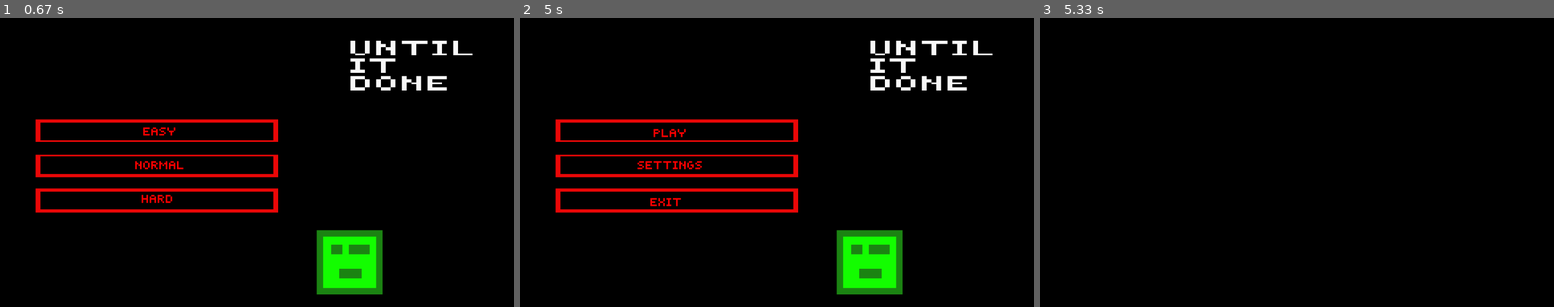
Above: before the commit, frames 1-3 (left to right).
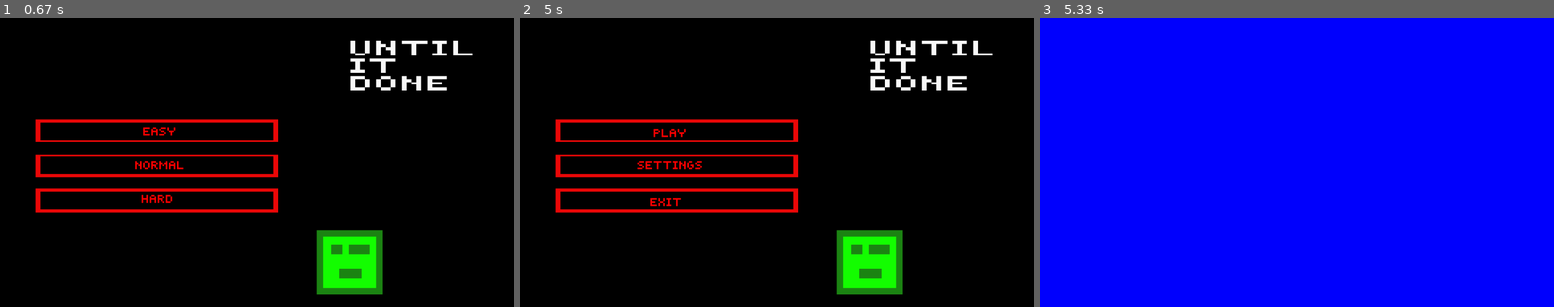
Above: after the commit, the same moments.

Repository: Fr-noname/Pygame_project_Frolov_Kolesnikov
Game: pygame game, started from main.py
The game is run twice, just before and just after one commit, with the same random seed, the same clock (stepped at 60 frames per second) and the same inputs.
Inputs (mouse positions are in pixels of both pictures, inside the frame that each line leads up to):
- Up to frame 1 (0.67 s): click (257, 162) at 0.38 s
- Up to frame 2 (5 s): click (653, 165) at 0.72 s
- Up to frame 3 (5.33 s): click (1137, 124) at 5.05 s

Frames 1-2 are identical in both runs. In frame 3, 100% of the frame differs, in the area x 0-100%, y 0-100%.

Commit message:
Игра начал

Diff:
--- a/data/functions.py
+++ b/data/functions.py
@@ -18,5 +18,6 @@
     return image
 
 
-global DifficultyNomer
+global DifficultyNomer, Pixel
 DifficultyNomer = 1
+Pixel = (20)
--- a/data/game.py
+++ b/data/game.py
@@ -1,20 +1,37 @@
 import pygame
+from pygame import QUIT, Color, Surface
 
 from data import functions
 from data import lobby
+from data.functions import Pixel
+from levels.rooms import Room1
 
 
-def start(setings=[1]):
-    pygame.init()
-    size = w, h = (1920, 1080)
-    screen = pygame.display.set_mode(size)
-    clock = pygame.time.Clock()
+def start(setings=[1], DISPLAY=None):
+    pygame.init()  # Инициация PyGame
+    screen = pygame.display.set_mode((1920, 1080))
+    pygame.display.set_caption("Until it Done")
+    background = Surface((1920, 1080))
+    background.fill((0, 0, 255))
     running = True
-    screen.fill((0, 0, 0))
+
     while running:
-        screen.fill((0, 0, 0))
-        pygame.display.flip()
-        clock.tick(60)
+        for e in pygame.event.get():
+            if e.type == QUIT:
+                running = False
+        x = y = 0
+        for row in Room1:
+            for col in row:
+                if col == "-":
+                    pf = Surface((20, 20))
+                    pf.fill((255, 255, 0))
+                    screen.blit(pf, (x, y))
+
+                x += 20
+            y += 20
+            x = 0
+        screen.blit(background, (0, 0))
+        pygame.display.update()
 
 
 def setings():
--- /dev/null
+++ b/levels/rooms.py
@@ -0,0 +1,55 @@
+global Room1
+Room1 = ['---------------------------------------        -------------------------------------------------',
+         '-                                                                                              -',
+         '-                          ---                                                                 -',
+         '-                          -                                                                   -',
+         '-                          -                                                                   -',
+         '-                          -                                                                   -',
+         '-                          --------------------                                                -',
+         '-                                             -                                                -',
+         '-                                             -                                                -',
+         '-                                             -                                                -',
+         '-                                             -----------------------------                    -',
+         '-                                                                         -                    -',
+         '-                                                                         -                    -',
+         '-                                                                         -                    -',
+         '-                                                                         -                    -',
+         '-                                                                         -                    -',
+         '-                                                                         -                    -',
+         '-                                                       -------------------                    -',
+         '-                          ----                         -                                      -',
+         '-                          ----                         -                                      -',
+         '-                                                       -                                      -',
+         '-                                                       -                                      -',
+         '-                                                       -                                      -',
+         '-                                                       -                                      -',
+         '-                                                       -                                      -',
+         '-                                                       -                                      -',
+         '-                                                       -                                      -',
+         '-                                                       -                                      -',
+         '-                                                       -                                      -',
+         '-                                                       -                                      -',
+         '-                                                       -                                      -',
+         '-                                                       -                                      -',
+         '-                                                                                              -',
+         '-                                                                                              -',
+         '-                                                                                              -',
+         '-                                                                                              -',
+         '-                                                                                              -',
+         '-                                                                                              -',
+         '-                                                    ----                                      -',
+         '-                                                    ----                                      -',
+         '-                                                                                              -',
+         '-                                                                                              -',
+         '-                                                                                              -',
+         '-                                                                                              -',
+         '-                                                                                              -',
+         '-                                                                                              -',
+         '-                                                                                              -',
+         '-               ---                                                          ----              -',
+         '-               ---                                                          ----              -',
+         '-                                                                                              -',
+         '-                                                                                              -',
+         '-                                                                                              -',
+         '-                                                                                              -',
+         '------------------------------------------------------------------------------------------------']
Empty file added: levels/lvls.py
